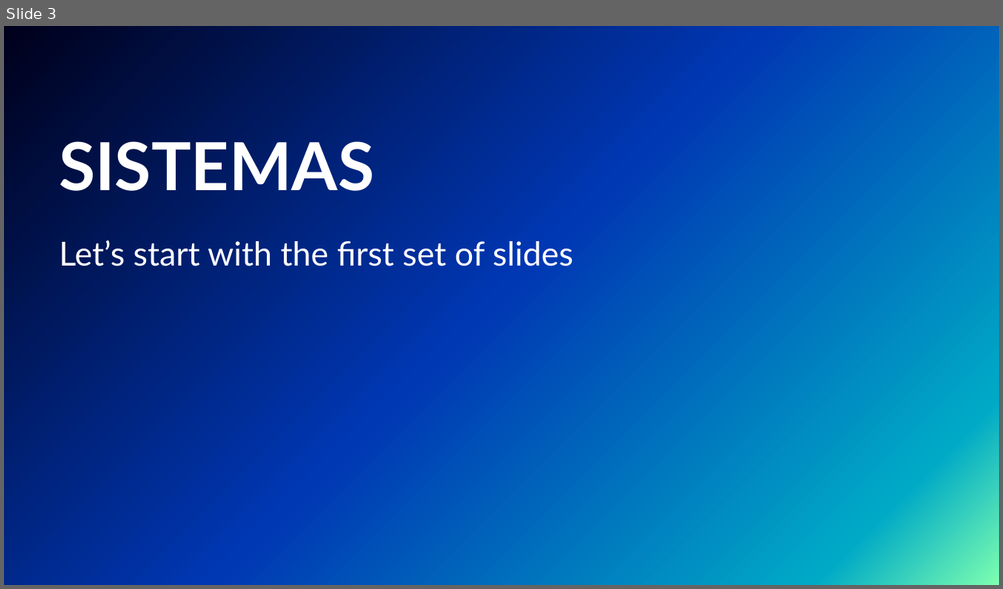
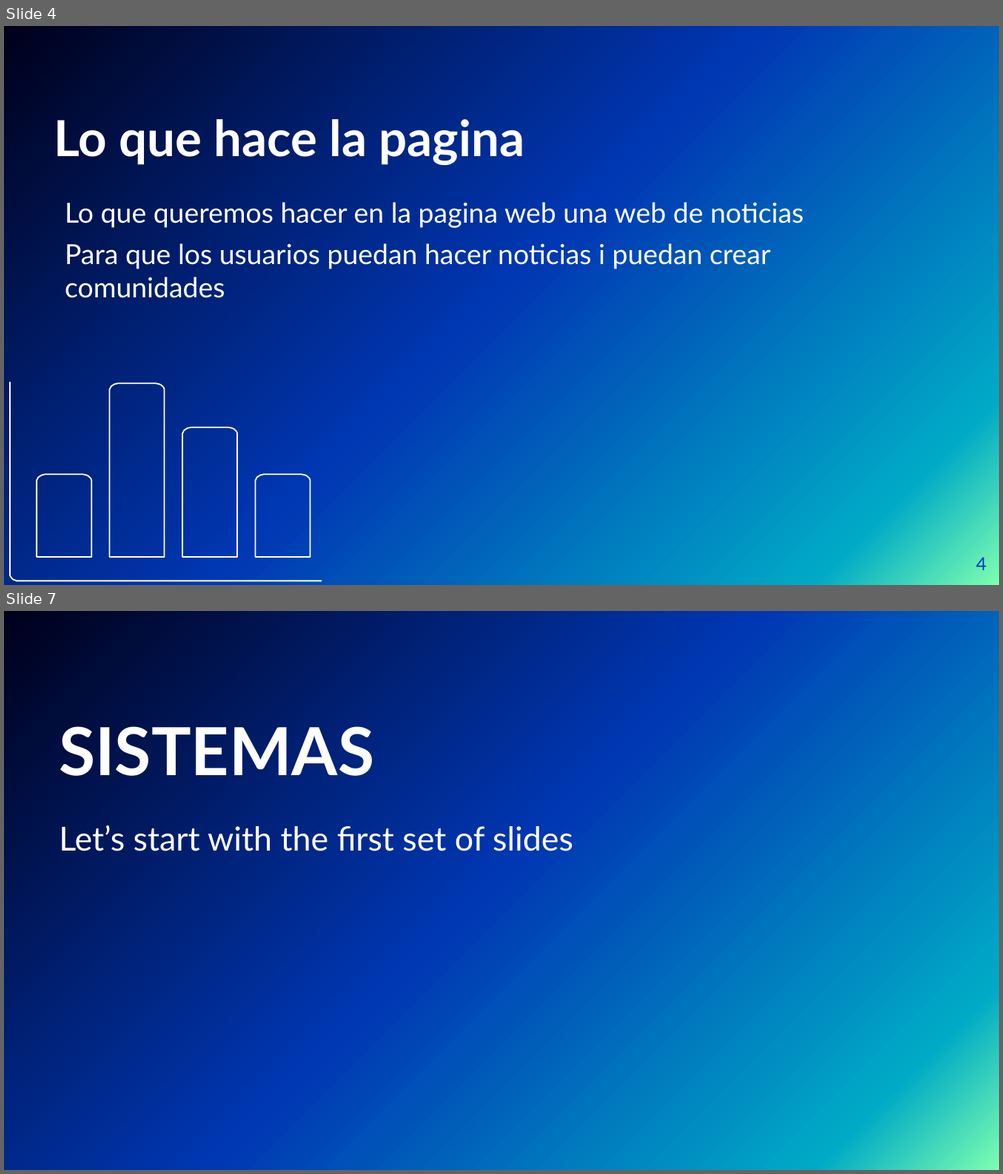
Before and after one commit to Tiinocm/ProyectoIntegrado, a slide deck: carles/presentacion de cronos.pptx. Shown one above the other, each under a label of ours: slide 3 before the commit, slides 4 and 7 after it; the slides between them are not shown. The pictures are 1003x589 and 1003x1174 pixels, drawn with LibreOffice and Linux fonts; fonts in the diff are those of the drawing; background and template pictures are left out. Boxes give left, top, right and bottom in pixels: in the first picture for what was removed or moved away, otherwise in the second. Text is boxed around its words. In the diff, an @@ line names an element or a change of style, - is before the commit and + after.

```diff
--- a/carles/presentacion de cronos.pptx
+++ b/carles/presentacion de cronos.pptx
@@ slide 4 added at [4, 26, 999, 585], background picture (left out) @@
@@ title added at [54, 119, 524, 165], 36 pt, text #FFFFFF, bold @@
+Lo que hace la pagina
@@ text added at [65, 202, 803, 298], 20 pt, text #FFFFFF @@
+Lo que queremos hacer en la pagina web una web de noticias
+Para que los usuarios puedan hacer noticias i puedan crear comunidades
@@ group added at [10, 382, 321, 581]: 5 freeform shapes @@
@@ page number added at [976, 557, 986, 571], 13 pt, text #0037B3 @@
+4
@@ what was slide 3 is now slide 7 @@
```
Also in this commit, not shown: 2 slides changed, 4 other slides added, 1 slide removed.
